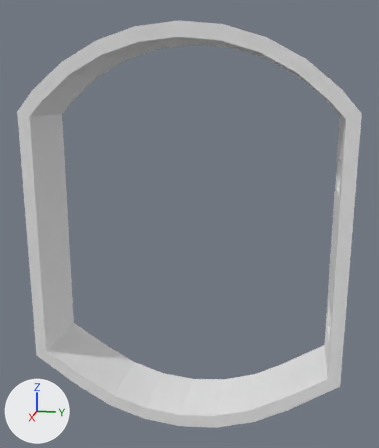
What one commit did to the FBX model SUBMARİNE PUZZLE GAME/Assets/Art/Meshes/SM_SubmarineElevatorBase.fbx.
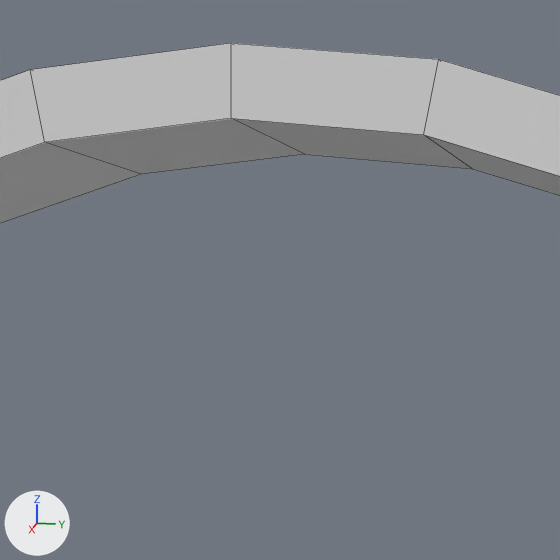
Each version is shown whole from a camera (50 mm lens) standing at (13.97, 2.87, 2.87) and looking at (-0.07, 0.06, -0.64), then close up on the part from 34% to 66% of the width and 2% to 29% of the height. The axes (+X, +Y, +Z) are drawn at lower left. The lights are the same throughout. The close-ups show mesh edges as thin lines.

In view in the first close-up: 'SM_SubmarineElevatorBase'.
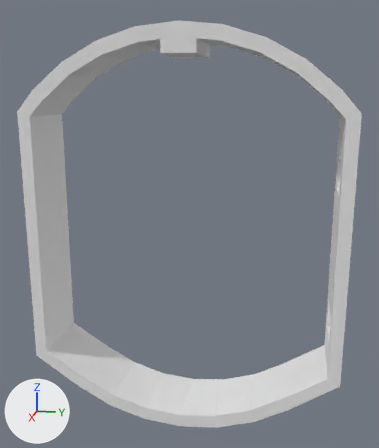
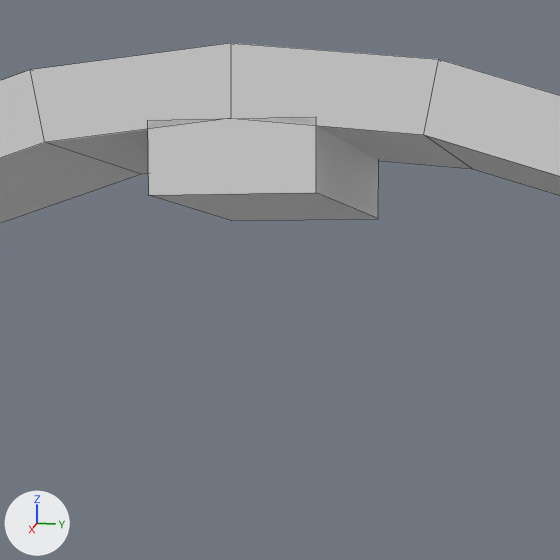
Changed parts and their boxes [x1, y1, x2, y2] in the close-ups (560 x 560 px):
part 1 of me_cylinder_003, added: after [148, 117, 379, 221]

The edits, one by one:
me_cylinder_003 has 112 vertices, 116 faces and spans x -1.0..1.0, y -4.34..4.34, z -5.47..5.47.
me_cylinder_003 is used by ob_sm_submarineelevatorbase; location (0.0, 0.0, -0.882).
me_cylinder_003 part 1: a new loose piece, a box spanning x -1.0..1.0, y -0.44..0.44, z 4.74..5.11.
